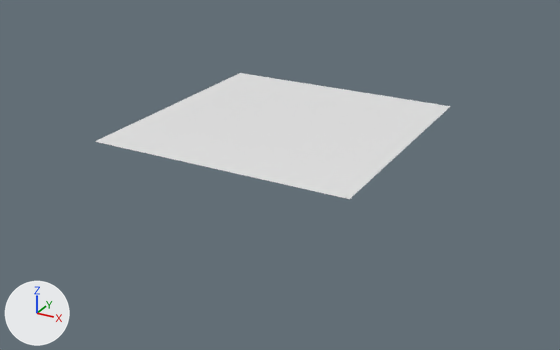
The OBJ model assets/maps/chunks/terrain_lod0_3_3.obj as it was, and as the next commit left it.
Both versions are drawn from a 50 mm camera at (280.3, -334.2, 40.5) aimed at (221.7, -227.7, -12.8). Every picture has the same lights, and +X, +Y and +Z are marked at lower left. The picture after the commit comes second. Where no turn or scale is listed for an object, it has been applied to the vertices.

Names of what the first picture shows: 'terrain_lod0_3_3'.
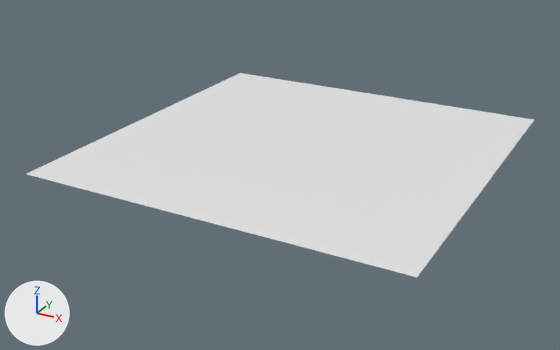
Boxes (x1, y1, x2, y2) around the edits, measured in the pictures (560 x 350 px):
'terrain_lod0_3_3', reshaped (43% wider, 61% taller): before (95, 73, 450, 199); after (27, 73, 534, 277)
part 1 of me_terrain_lod0_3_3, added: after (27, 106, 534, 277)

What changed in the scene script:
```text
Change me_terrain_lod0_3_3:
    used by ob_terrain_lod0_3_3; location = (0.0, 0.0, 0.0)
    remove me_terrain_lod0_3_3.from_pydata(...)  # 625 vertices, 1152 faces; spans x 192.0..240.0, y -240.0..-192.0, z -8.0
    add me_terrain_lod0_3_3.from_pydata(...)  # 1089 vertices, 2048 faces; spans x 192.0..256.0, y -256.0..-192.0, z -8.0
    me_terrain_lod0_3_3 part 1: 464 vertices added at x 192.0..256.0, y -256.0..-192.0, z -8.0
```
